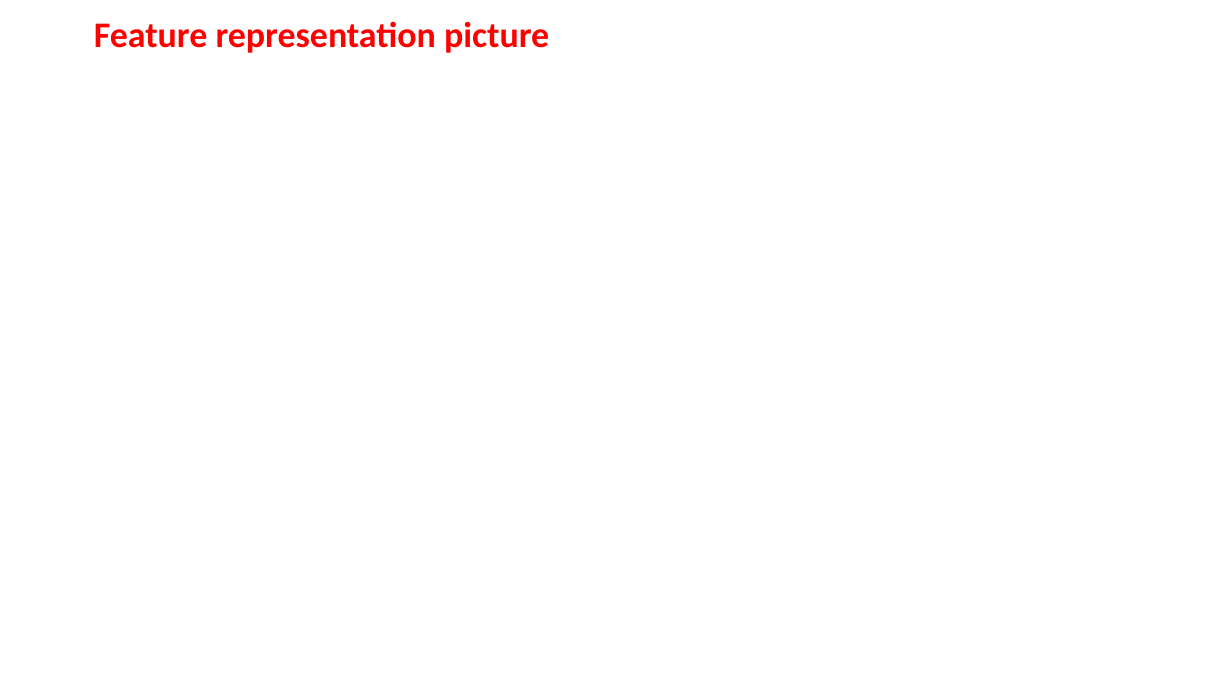
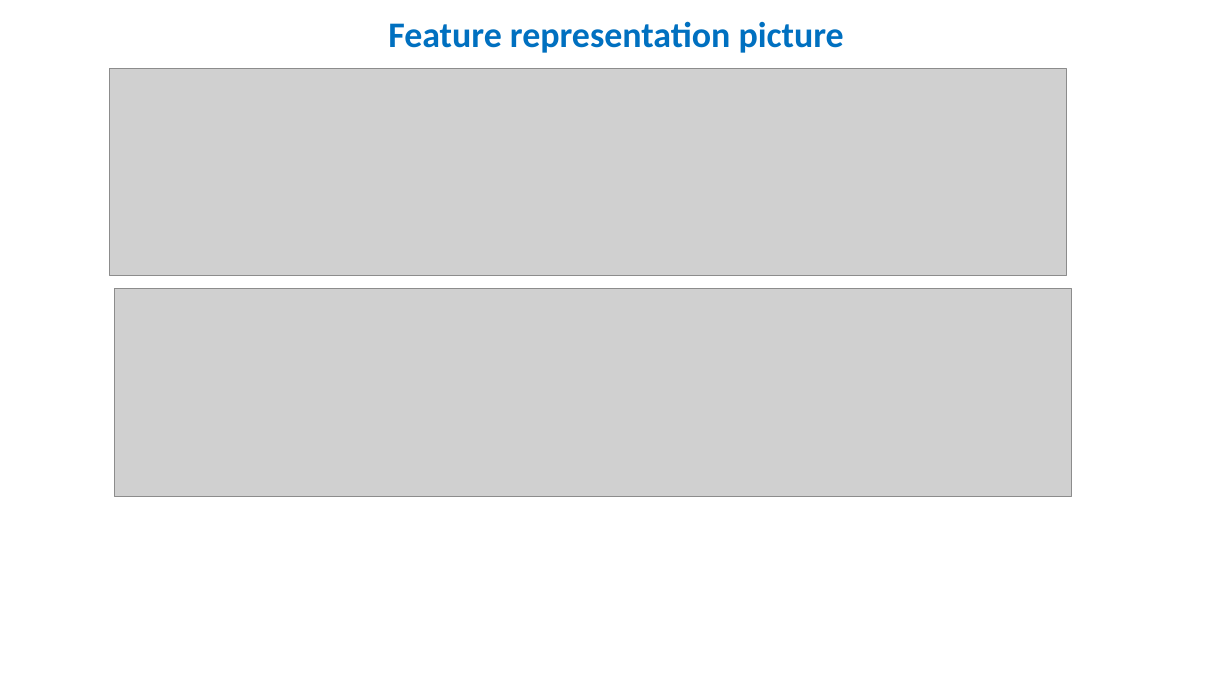
Before and after one commit to valentinandrei/saa_experiments, a slide deck: slide 19 of paper_writing/TOC.pptx (slide 18 before the commit). Drawn at 1232x693 pixels with LibreOffice and Linux fonts; fonts in the diff are those of the drawing; grey boxes stand for pictures. Boxes give left, top, right and bottom in pixels: in the first picture for what was removed or moved away, otherwise in the second. Text is boxed around its words. In the diff, an @@ line names an element or a change of style, - is before the commit and + after.

```diff
--- a/paper_writing/TOC.pptx
+++ b/paper_writing/TOC.pptx
@@ title "Feature representation picture" at [388, 21, 844, 53]: text colour #FF0000 to #0070C0; alignment left to centre @@
@@ picture added at [110, 68, 1067, 275] @@
@@ picture added at [115, 288, 1071, 497] @@
```
Also in this commit, not shown: 11 other slides changed, 4 slides added, 1 slide removed, 37 other files.
